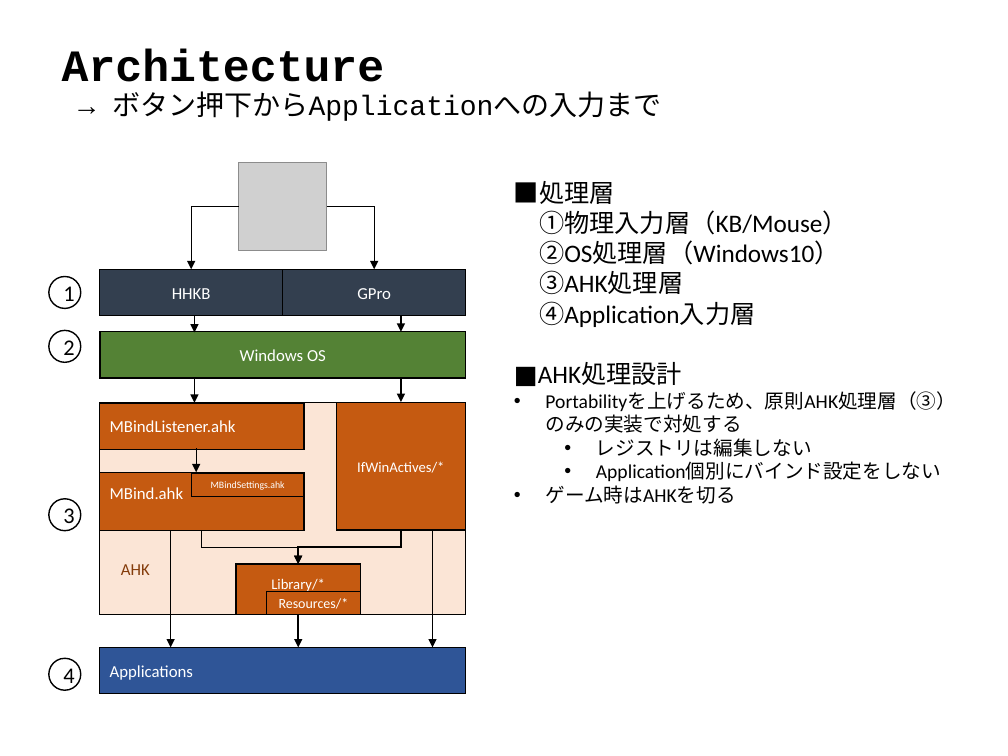
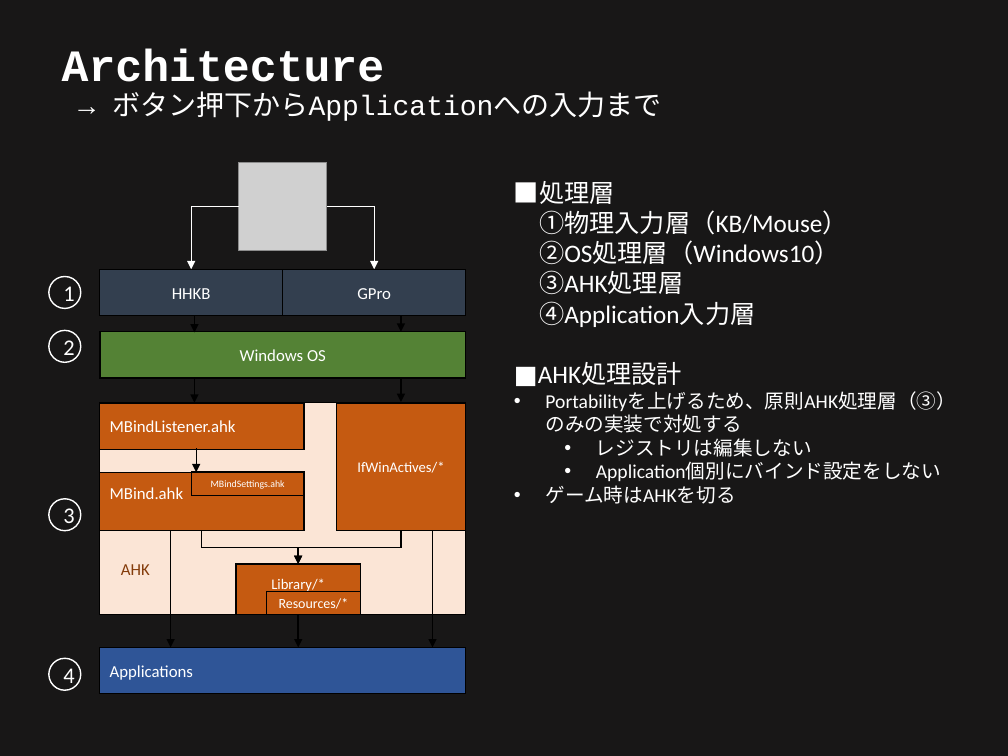
Before and after one commit to ittooo66/myAHK, a slide deck: slide 12 of MANUAL.pptx. Drawn at 1008x756 pixels with LibreOffice and Linux fonts; fonts in the diff are those of the drawing; grey boxes stand for pictures. Boxes give left, top, right and bottom in pixels: in the first picture for what was removed or moved away, otherwise in the second. Text is boxed around its words. In the diff, an @@ line names an element or a change of style, - is before the commit and + after.

```diff
--- a/MANUAL.pptx
+++ b/MANUAL.pptx
@@ background #FFFFFF to #181717 @@
@@ title "Architecture → ボタン押下からApplicationへの入力まで" at box(62, 49, 662, 121): text colour #000000 to #FFFFFF @@
@@ text "■処理層" at box(514, 181, 956, 504): text colour #000000 to #FFFFFF @@
@@ elbow arrow (239, 207) - (192, 269): stroke #000000 1 pt to #FFFFFF 1 pt @@
@@ elbow arrow (327, 207) - (374, 269): stroke #000000 1 pt to #FFFFFF 1 pt @@
@@ text colour #000000 to #FFFFFF; outline #000000 1 pt to #FFFFFF 1 pt in 4 elements at box(48, 276, 81, 308), box(48, 331, 81, 363), box(48, 499, 81, 531), box(48, 658, 81, 690) @@
```
Also in this commit, not shown: 11 other slides changed.
